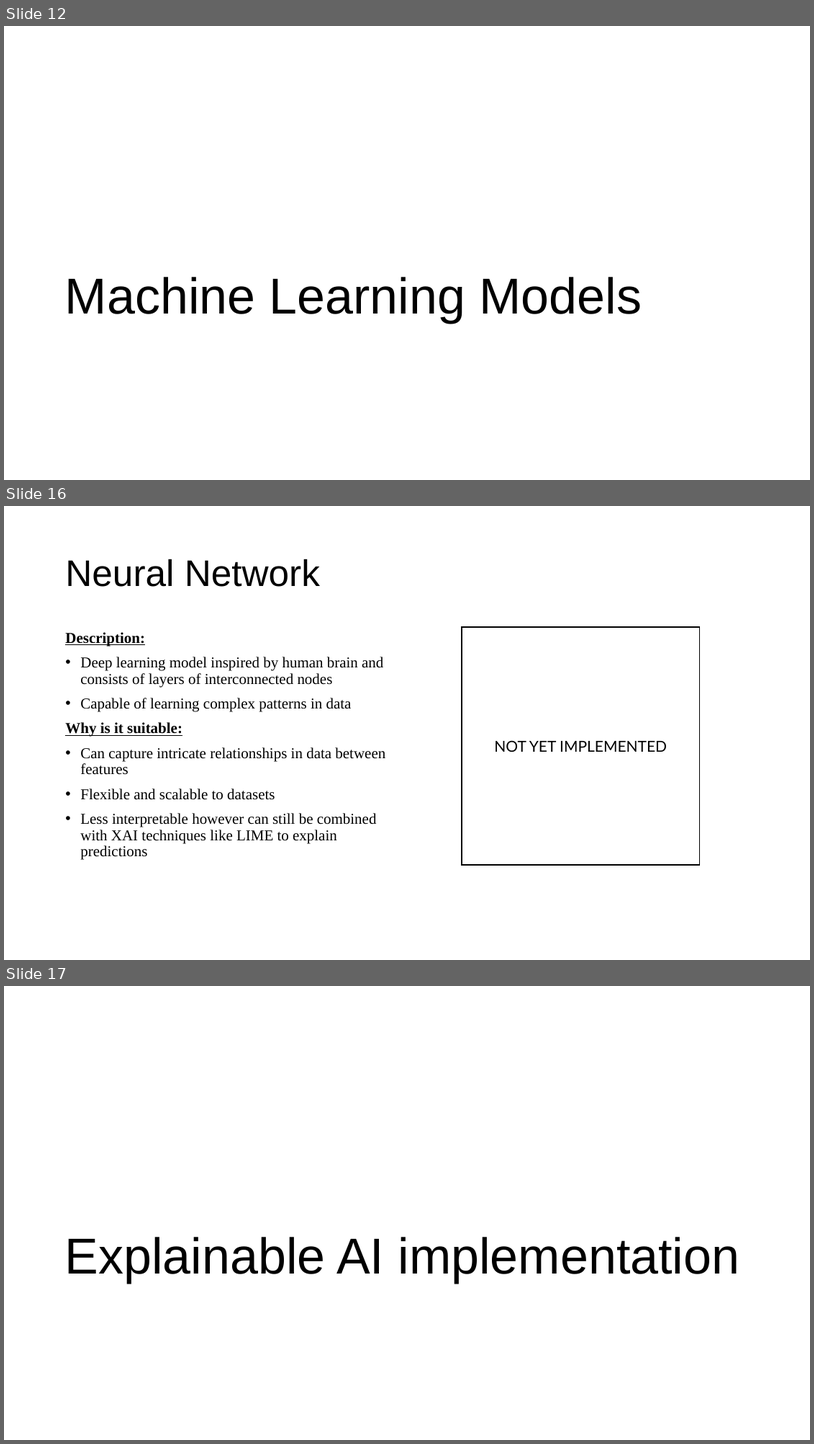
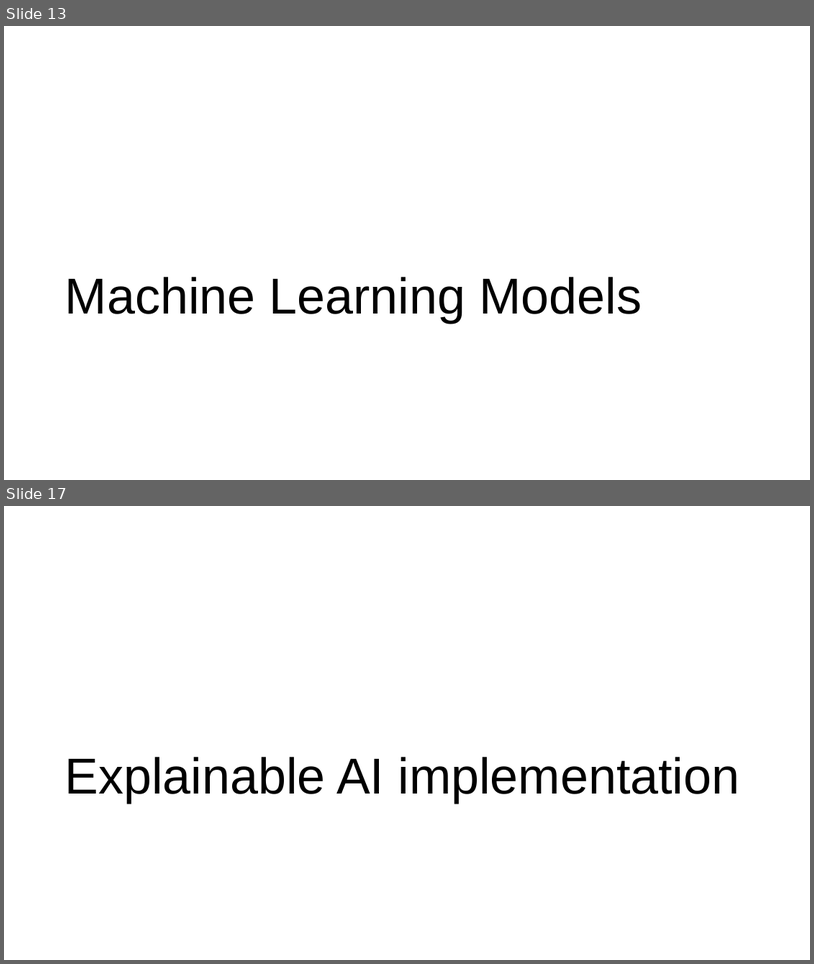
Before and after one commit to TayyebaSadaq/Diabetes-Prediction-using-Machine-Learning-and-Explainable-AI-Techniques, a slide deck: Diabetes Prediction with Machine Learning (ML).pptx. Shown one above the other, each under a label of ours: slides 12, 16 and 17 before the commit, slides 13 and 17 after it; the slides between them are not shown. The pictures are 814x1444 and 814x964 pixels, drawn with LibreOffice and Linux fonts; fonts in the diff are those of the drawing. Boxes give left, top, right and bottom in pixels: in the first picture for what was removed or moved away, otherwise in the second. Text is boxed around its words. In the diff, an @@ line names an element or a change of style, - is before the commit and + after.

```diff
--- a/Diabetes Prediction with Machine Learning (ML).pptx
+++ b/Diabetes Prediction with Machine Learning (ML).pptx
@@ slide 16 removed at (x1=4, y1=506, x2=810, y2=960), background #FFFFFF @@
@@ title removed at (x1=65, y1=559, x2=320, y2=587) @@
-Neural Network
@@ text removed at (x1=65, y1=632, x2=386, y2=860) @@
-Description:
-• Deep learning model inspired by human brain and consists of layers of interconnected nodes
-• Capable of learning complex patterns in data
-Why is it suitable:
-• Can capture intricate relationships in data between features
-• Flexible and scalable to datasets
-• Less interpretable however can still be combined with XAI techniques like LIME to explain predictions
@@ rectangle removed at (x1=462, y1=627, x2=700, y2=865) @@
-NOT YET IMPLEMENTED
@@ what was slide 12 is now slide 13 @@
```
Also in this commit, not shown: 8 slides changed, 7 slides added, 5 other slides removed, 14 other files.
